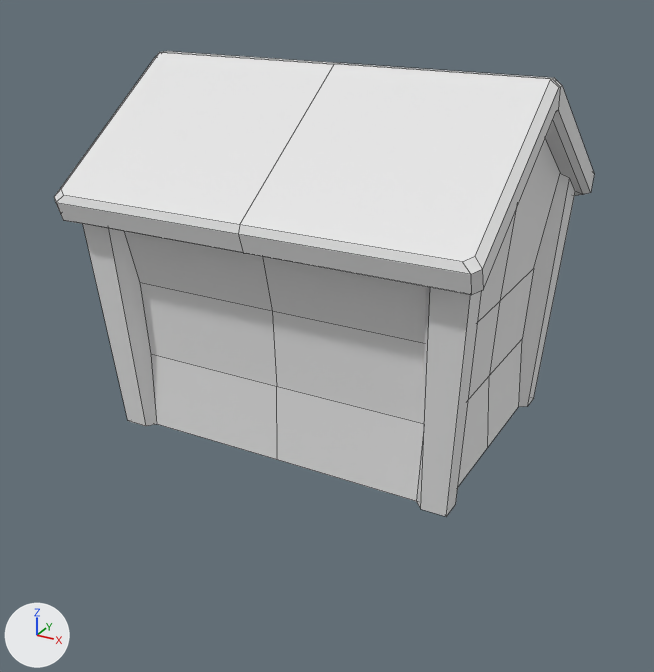
One commit to the FBX model hovership/Assets/Meshes/house.fbx: the scene before it, then after it.
The view is the same before and after, from a camera (50 mm lens) standing at (4.36, -8.14, 4.95) and looking at (-0.02, -0.17, 0.97). Lighting does not change. The marker at lower left points along +X, +Y and +Z. Mesh edges are drawn as thin lines. Where no turn or scale is listed for an object, it has been applied to the vertices.
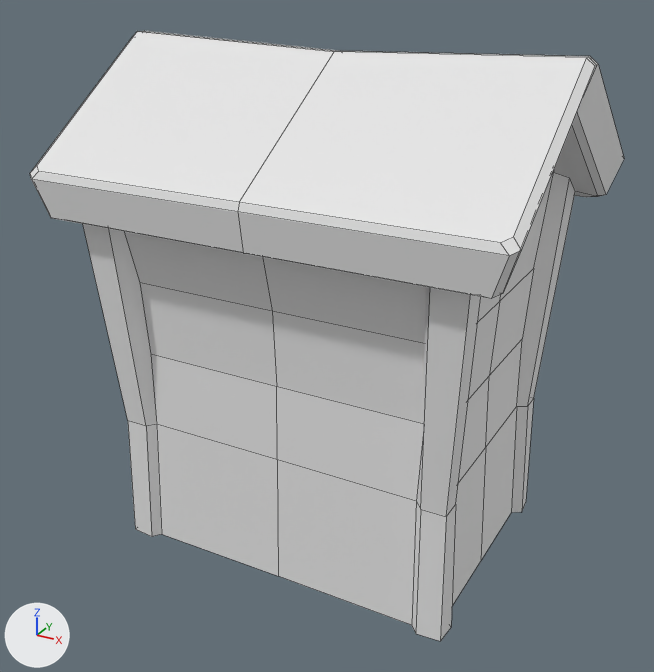
Boxes (x1, y1, x2, y2) around the edits, measured in the pictures (654 x 672 px):
'Cube', reshaped (10% wider, 31% taller)
    before: (54, 51, 594, 517)
    after: (30, 31, 624, 641)
part 1 of me_cube_002, built on
    before: (54, 51, 594, 486)
    after: (30, 31, 624, 641)

Diff of the bpy script that builds the scene:
```diff
--- a/hovership/Assets/Meshes/house.fbx.py
+++ b/hovership/Assets/Meshes/house.fbx.py
@@ me_cube_002 @@
 # used by ob_cube; location = (0.0, 0.0, 0.0)
-me_cube_002.from_pydata(...)  # 147 vertices, 108 faces; spans x -2.22..2.22, y -1.82..1.82, z -0.01..3.82
+me_cube_002.from_pydata(...)  # 169 vertices, 128 faces; spans x -2.51..2.51, y -1.82..1.82, z -1.48..4.02
+# me_cube_002 part 1
+# 16 vertices are removed from x -2.22..2.22, y -1.29..1.29, z 0.0..3.56
+# 36 faces are deleted
+# 14 vertices in x 2.06..2.22, y -1.82..1.82, z 2.58..3.82 move by (0.29, 0.0, 0.2)
+# 14 vertices in x -2.22..-2.06, y -1.82..1.82, z 2.58..3.82 move by (-0.29, 0.0, 0.2)
+# 8 vertices in x 2.15..2.22, y -1.7..1.7, z 2.4..3.55 move by (0.16, 0.0, 0.0)
+# 8 vertices in x -2.22..-2.15, y -1.7..1.7, z 2.4..3.55 move by (-0.16, 0.0, 0.0)
+# 4 vertices in x 0.0, y -1.82..1.82, z 2.58..2.66 move by (0.0, 0.0, 0.2)
+# 3 vertices in x 0.0, y -0.06..0.06, z 3.82 move by (0.0, 0.0, 0.12)
+# 16 vertices move from x -2.15..2.15, y -1.75..1.75, z 0.0..3.5 to x -2.31..2.31, y -1.75..1.75, z 0.0..3.5
+# 38 vertices are added at x -2.38..2.38, y -1.41..1.41, z -1.48..3.56
+# 56 new faces join them
 me_cube_002.materials.append(mat_material)
```
